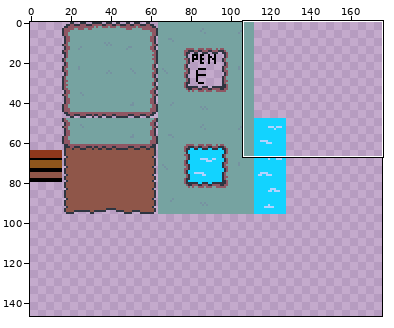
Sprite sheet -- Aseprite/Terrain.png. The first picture is a wide view before the edit; the outline marks the close-up.
Close-up. First the earlier version:
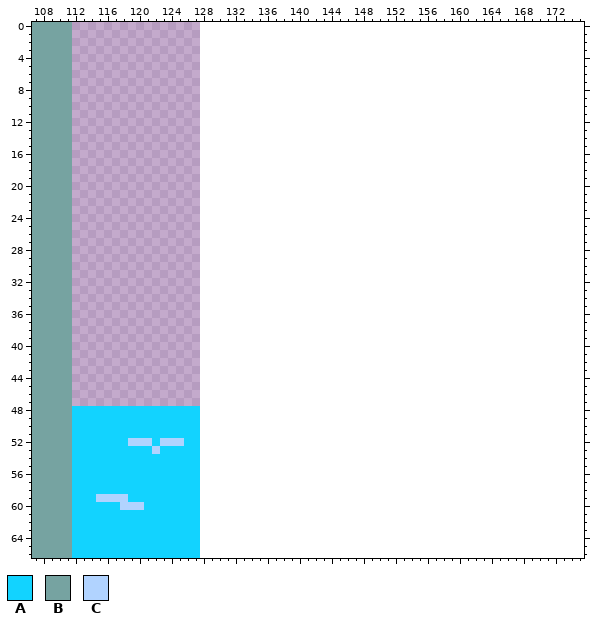
The file is 128x96 pixels. Shown: x 107..175, y 0..66. The old version is drawn lined up with the new one, on the new canvas. The wide view leaves out empty margins. The commit also changed other parts of the picture, which this record leaves out.
Palette (. is transparent): A #12d3ff  B #76a3a1  C #b1d3ff
Pixels before (only the part around the change), first column x 107:
 0 BBBBB................................................................
 1 BBBBB................................................................
 2 BBBBB................................................................
 3 BBBBB................................................................
 4 BBBBB................................................................
 5 BBBBB................................................................
 6 BBBBB................................................................
 7 BBBBB................................................................
 8 BBBBB................................................................
 9 BBBBB................................................................
10 BBBBB................................................................
11 BBBBB................................................................
12 BBBBB................................................................
13 BBBBB................................................................
14 BBBBB................................................................
15 BBBBB................................................................
16 BBBBB................................................................
17 BBBBB................................................................
18 BBBBB................................................................
19 BBBBB................................................................
20 BBBBB................................................................
21 BBBBB................................................................
22 BBBBB................................................................
23 BBBBB................................................................
24 BBBBB................................................................
25 BBBBB................................................................
26 BBBBB................................................................
27 BBBBB................................................................
28 BBBBB................................................................
29 BBBBB................................................................
30 BBBBB................................................................
31 BBBBB................................................................
32 BBBBB................................................................
33 BBBBB................................................................
34 BBBBB................................................................
35 BBBBB................................................................
36 BBBBB................................................................
37 BBBBB................................................................
38 BBBBB................................................................
39 BBBBB................................................................
40 BBBBB................................................................
41 BBBBB................................................................
42 BBBBB................................................................
43 BBBBB................................................................
44 BBBBB................................................................
45 BBBBB................................................................
46 BBBBB................................................................
47 BBBBB................................................................
48 BBBBBAAAAAAAAAAAAAAAA................................................
49 BBBBBAAAAAAAAAAAAAAAA................................................
50 BBBBBAAAAAAAAAAAAAAAA................................................
51 BBBBBAAAAAAAAAAAAAAAA................................................
52 BBBBBAAAAAAACCCACCCAA................................................
53 BBBBBAAAAAAAAAACAAAAA................................................
54 BBBBBAAAAAAAAAAAAAAAA................................................
55 BBBBBAAAAAAAAAAAAAAAA................................................
56 BBBBBAAAAAAAAAAAAAAAA................................................
57 BBBBBAAAAAAAAAAAAAAAA................................................
58 BBBBBAAAAAAAAAAAAAAAA................................................
59 BBBBBAAACCCCAAAAAAAAA................................................
60 BBBBBAAAAAACCCAAAAAAA................................................
61 BBBBBAAAAAAAAAAAAAAAA................................................
62 BBBBBAAAAAAAAAAAAAAAA................................................
63 BBBBBAAAAAAAAAAAAAAAA................................................
64 BBBBBAAAAAAAAAAAAAAAA................................................
65 BBBBBAAAAAAAAAAAAAAAA................................................
66 BBBBBAAAAAAAAAAAAAAAA................................................
Now the later version:
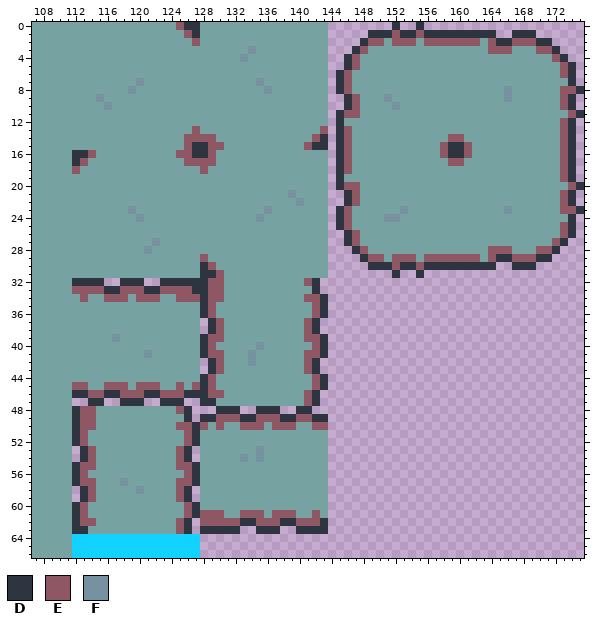
Colours new in this view: D #2e3541  E #8f5663  F #7692a1
Difference:
canvas 128x96 -> 176x176
Changed rows in their new state; - is an unchanged pixel.
first column x 112:
 0 BBBBBBBBBBBBBEDDBBBBBBBBBBBBBBBB--------D--D--------------------
 1 BBBBBBBBBBBBBBEDBBBBBBBBBBBBBBBB-----DDDEDDEDDDDDDDDD--DDD------
 2 BBBBBBBBBBBBBBBEBBBBBBBBBBBBBBBB----DEEBEEEBEEEEEEEBEDDEEEDD----
 3 BBBBBBBBBBBBBBBBBBBBBBFBBBBBBBBB---DEBBBBBBBBBBBBBBBEEEBBBEED---
 4 BBBBBBBBBBBBBBBBBBBBBFBBBBBBBBBB--DEBBBBBBBBBBBBBBBBBBBBBBBBED--
 5 BBBBBBBBBBBBBBBBBBBBBBBBBBBBBBBB--DEBBBBBBBBBBBBBBBBBBBBBBBBBED-
 6 BBBBBBBBBBBBBBBBBBBBBBBBBBBBBBBB-DEBBBBBBBBBBBBBBBBBBBBBBBBBBED-
 7 BBBBBBBBFBBBBBBBBBBBBBBFBBBBBBBB-DEBBBBBBBBBBBBBBBBBBBBBBBBBBBD-
 8 BBBBBBBFBBBBBBBBBBBBBBBBFBBBBBBB-DEBBBBBBBBBBBBBBBBBBBFBBBBBBEED
 9 BBBFBBBBBBBBBBBBBBBBBBBBBBBBBBBB--DEBBBFBBBBBBBBBBBBBBFBBBBBBED-
10 BBBBFBBBBBBBBBBBBBBBBBBBBBBBBBBB--DEBBBBFBBBBBBBBBBBBBBBBBBBBED-
11 BBBBBBBBBBBBBBBBBBBBBBBBBBBBBBBB-DEEBBBBBBBBBBBBBBBBBBBBBBBBBBED
12 BBBBBBBBBBBBBBBBBBBBBBBBBBBBBBBB-DBBBBBBBBBBBBBBBBBBBBBBBBBBBED-
13 BBBBBBBBBBBBBBBEBBBBBBBBBBBBBBBE-DEBBBBBBBBBBBBBBBBBBBBBBBBBBED-
14 BBBBBBBBBBBBBBEEEEBBBBBBBBBBBBED-DEBBBBBBBBBBBBEEBBBBBBBBBBBBED-
15 BBBBBBBBBBBBBBEDDEEBBBBBBBBBBEDD-DEBBBBBBBBBBBEDDEBBBBBBBBBBBED-
16 DDEBBBBBBBBBBEEDDEBBBBBBBBBBBBBB-DEBBBBBBBBBBBEDDEBBBBBBBBBBBED-
17 DEBBBBBBBBBBBBEEEEBBBBBBBBBBBBBB-DEBBBBBBBBBBBBEEBBBBBBBBBBBBED-
18 EBBBBBBBBBBBBBBBEBBBBBBBBBBBBBBB-DEBBBBBBBBBBBBBBBBBBBBBBBBBBED-
19 BBBBBBBBBBBBBBBBBBBBBBBBBBBBBBBB-DBBBBBBBBBBBBBBBBBBBBBBBBBBBED-
20 BBBBBBBBBBBBBBBBBBBBBBBBBBBBBBBB-DEEBBBBBBBBBBBBBBBBBBBBBBBBBBED
21 BBBBBBBBBBBBBBBBBBBBBBBBBBBFBBBB--DEBBBBBBBBBBBBBBBBBBBBBBBBBED-
22 BBBBBBBBBBBBBBBBBBBBBBBBBBBBFBBB--DEBBBBBBBBBBBBBBBBBBBBBBBBBED-
23 BBBBBBBFBBBBBBBBBBBBBBBBFBBBBBBB-DEBBBBBBFBBBBBBBBBBBBFBBBBBBEED
24 BBBBBBBBFBBBBBBBBBBBBBBFBBBBBBBB-DEBBBBFFBBBBBBBBBBBBBBBBBBBBBD-
25 BBBBBBBBBBBBBBBBBBBBBBBBBBBBBBBB-DEBBBBBBBBBBBBBBBBBBBBBBBBBBED-
26 BBBBBBBBBBBBBBBBBBBBBBBBBBBBBBBB--DEBBBBBBBBBBBBBBBBBBBBBBBBBED-
27 BBBBBBBBBBFBBBBBBBBBBBBBBBBBBBBB--DEBBBBBBBBBBBBBBBBBBBBBBBBED--
28 BBBBBBBBBFBBBBBBBBBBBBBBBBBBBBBB---DEBBBBBBBBBBBBBBBEEEBBBEED---
29 BBBBBBBBBBBBBBBBEBBBBBBBBBBBBBBB----DEEBEEEBEEEEEEEBEDDEEEDD----
30 BBBBBBBBBBBBBBBBDEBBBBBBBBBBBBBB-----DDDEDDEDDDDDDDDD--DDD------
31 BBBBBBBBBBBBBBBBDDEBBBBBBBBBBBBB--------D--D--------------------
32 DDDD--DDD--DDDDDDEEBBBBBBBBBBED---------------------------------
33 EEEEDDEEEDDEEEEDDEEBBBBBBBBBBBD---------------------------------
34 BEBBEEEBEEEBBEEEDEEBBBBBBBBBBEED--------------------------------
35 BBBBBBBBBBBBBBBBDEBBBBBBBBBBBBED--------------------------------
36 BBBBBBBBBBBBBBBBDEBBBBBBBBBBBBED--------------------------------
37 BBBBBBBBBBBBBBBB-DEBBBBBBBBBBED---------------------------------
38 BBBBBBBBBBBBBBBB-DEBBBBBBBBBBED---------------------------------
39 BBBBBFBBBBBBBBBBDEEBBBBBBBBBBEED--------------------------------
40 BBBBBBBBBBBBBBBBDEBBBBBFBBBBBBED--------------------------------
41 BBBBBBBBBFBBBBBBDEEBBBFBBBBBBEED--------------------------------
42 BBBBBBBBBBBBBBBB-DEBBBFBBBBBBED---------------------------------
43 BBBBBBBBBBBBBBBB-DEBBBBBBBBBBED---------------------------------
44 BBBBBBBBBBBBBBBBDEBBBBBBBBBBBBED--------------------------------
45 EEBBEEEBEEEBBEBEDEBBBBBBBBBBBBED--------------------------------
46 DDEEDDEEEDDEEEDDDEEBBBBBBBBBBED---------------------------------
47 --DD--DDD--DDD--DDBBBBBBBBBBBED---------------------------------
48 DEEBBBBBBBBBBED.--DDD--DDD--DD----------------------------------
49 DEEBBBBBBBBBBBD.DDEEEDDEEEDDEEDD--------------------------------
50 DEEBBBBBBBBBBEEDEBEBBEEEBEEEBBEE--------------------------------
51 DEBBBBBBBBBBBBEDBBBBBBBBBBBBBBBB--------------------------------
52 DEBBBBBBBBBBBBEDBBBBBBBBBBBBBBBB--------------------------------
53 .DEBBBBBBBBBBED.BBBBBBBFBBBBBBBB--------------------------------
54 .DEBBBBBBBBBBED.BBBBBFBFBBBBBBBB--------------------------------
55 DEEBBBBBBBBBBEEDBBBBBBBBBBBBBBBB--------------------------------
56 DEBBBBBBBBBBBBEDBBBBBBBBBBBBBBBB--------------------------------
57 DEEBBBFBBBBBBEEDBBBBBBBBBBBBBBBB--------------------------------
58 .DEBBBBBFBBBBED.BBBBBBBBBBBBBBBB--------------------------------
59 .DEBBBBBBBBBBED.BBBBBBBBBBBBBBBB--------------------------------
60 DEBBBBBBBBBBBBEDBBBBBBBBBBBBBBBB--------------------------------
61 DEBBBBBBBBBBBBEDEEEBBEEEBEEEBBEB--------------------------------
62 DEEBBBBBBBBBBED.EEEEEDDEEEDDEEED--------------------------------
63 DDBBBBBBBBBBBED.DDDDD--DDD--DDDD--------------------------------
Where, in picture pixels (left, top, right, bottom), the same in both close-ups:
changed: (72, 22, 584, 534)
